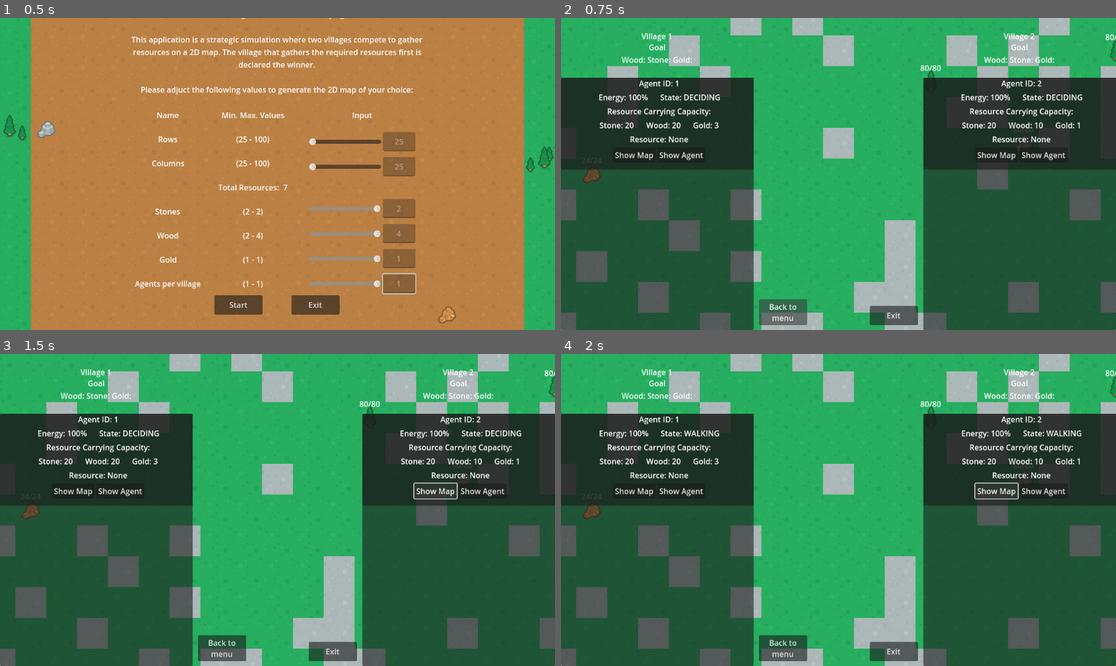
Above: before the commit, frames 1-4 (two rows, left to right).
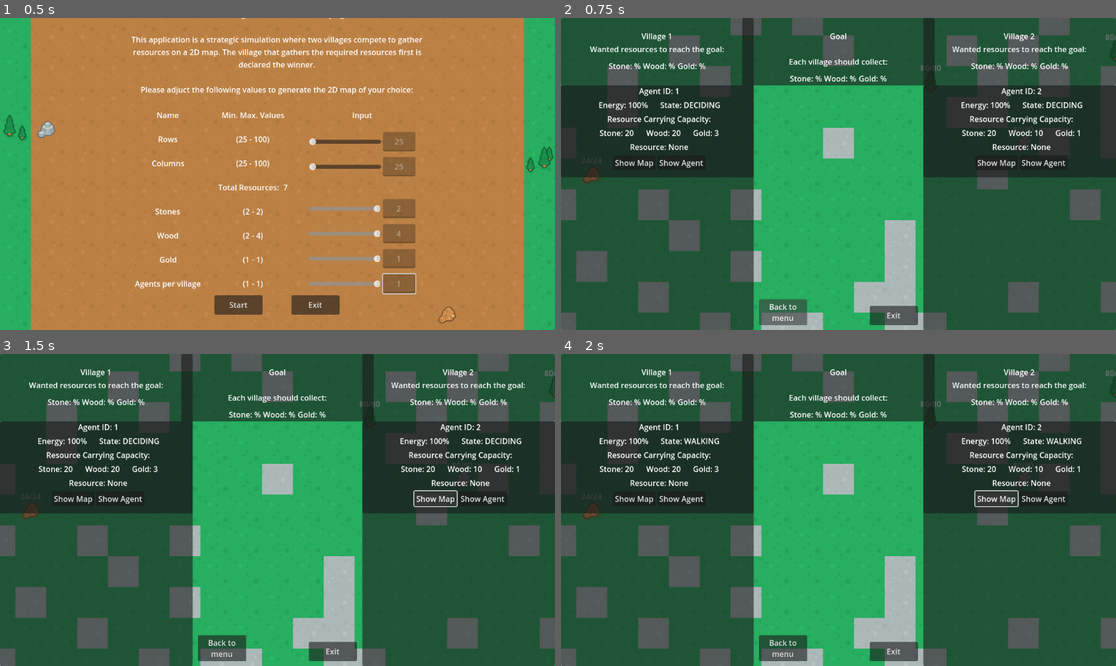
Above: after the commit, the same moments.

Repository: ApostolisSiampanis/intelligent-agents
Game: Godot game, scene res://scenes/input_screen.tscn
The game is run twice, just before and just after one commit, with the same random seed, the same clock (stepped at 60 frames per second) and the same inputs.
Inputs:
- Up to frame 1 (0.5 s): no input
- Up to frame 2 (0.75 s): click "Start" at 0.5 s
- Up to frame 3 (1.5 s): click "Show Map" at 1.25 s
- Up to frame 4 (2 s): no input

Frame 1 is identical in both runs. In frame 2, 27% of the frame differs, in the area x 0-100%, y 0-52%; in frame 3, 27%; in frame 4, 27%.

Commit message:
- Change the order of the columns in the file - Add a new panel with the goal of the two villages - Change the Panels for the remaining resources of the two villages. Now, they are dynamic

Diff:
--- a/scenes/map_generator.tscn
+++ b/scenes/map_generator.tscn
@@ -86,37 +86,63 @@
 menu"
 script = ExtResource("5_l6ovq")
 
-[node name="VBoxContainerVillage2AgentsList" type="VBoxContainer" parent="UILayer"]
-unique_name_in_owner = true
-anchors_preset = 11
-anchor_left = 1.0
-anchor_right = 1.0
-anchor_bottom = 1.0
-offset_left = -400.0
-grow_horizontal = 0
+[node name="VBoxContainerVillage1AgentsList" type="VBoxContainer" parent="UILayer"]
+unique_name_in_owner = true
+anchors_preset = 9
+anchor_bottom = 1.0
+offset_right = 400.0
 grow_vertical = 2
 theme_override_constants/separation = 0
 
-[node name="LabelMenu" type="Label" parent="UILayer/VBoxContainerVillage2AgentsList"]
+[node name="PanelVillage1Status" type="Panel" parent="UILayer/VBoxContainerVillage1AgentsList"]
+custom_minimum_size = Vector2(0, 140)
+layout_mode = 2
+
+[node name="VBoxContainer" type="VBoxContainer" parent="UILayer/VBoxContainerVillage1AgentsList/PanelVillage1Status"]
+layout_mode = 1
+anchors_preset = 10
+anchor_right = 1.0
+offset_bottom = 128.0
+grow_horizontal = 2
+
+[node name="LabelMenu" type="Label" parent="UILayer/VBoxContainerVillage1AgentsList/PanelVillage1Status/VBoxContainer"]
 layout_mode = 2
 text = "
-Village 2
+Village 1
 "
 horizontal_alignment = 1
 
-[node name="LabelVillage2Goal" type="Label" parent="UILayer/VBoxContainerVillage2AgentsList"]
-layout_mode = 2
-text = "Goal
-Wood: Stone: Gold:
- "
-horizontal_alignment = 1
-
-[node name="PanelAgentsStatus" type="Panel" parent="UILayer/VBoxContainerVillage2AgentsList"]
+[node name="LabelVillage1GoalRemaining" type="Label" parent="UILayer/VBoxContainerVillage1AgentsList/PanelVillage1Status/VBoxContainer"]
+layout_mode = 2
+text = "Wanted resources to reach the goal:"
+horizontal_alignment = 1
+
+[node name="HBoxContainerVillage1Goal" type="HBoxContainer" parent="UILayer/VBoxContainerVillage1AgentsList/PanelVillage1Status/VBoxContainer"]
+custom_minimum_size = Vector2(0, 40)
+layout_mode = 2
+alignment = 1
+
+[node name="LabelVillage1Stone" type="Label" parent="UILayer/VBoxContainerVillage1AgentsList/PanelVillage1Status/VBoxContainer/HBoxContainerVillage1Goal"]
+unique_name_in_owner = true
+layout_mode = 2
+text = "Stone: %"
+
+[node name="LabelVillage1Wood" type="Label" parent="UILayer/VBoxContainerVillage1AgentsList/PanelVillage1Status/VBoxContainer/HBoxContainerVillage1Goal"]
+unique_name_in_owner = true
+layout_mode = 2
+text = "Wood: %"
+
+[node name="LabelVillage1Gold" type="Label" parent="UILayer/VBoxContainerVillage1AgentsList/PanelVillage1Status/VBoxContainer/HBoxContainerVillage1Goal"]
+unique_name_in_owner = true
+layout_mode = 2
+text = "Gold: %"
+
+[node name="PanelAgentsStatus" type="Panel" parent="UILayer/VBoxContainerVillage1AgentsList"]
 custom_minimum_size = Vector2(400, 0)
 layout_mode = 2
 size_flags_vertical = 3
 
-[node name="ScrollContainer" type="ScrollContainer" parent="UILayer/VBoxContainerVillage2AgentsList/PanelAgentsStatus"]
+[node name="ScrollContainer" type="ScrollContainer" parent="UILayer/VBoxContainerVillage1AgentsList/PanelAgentsStatus"]
 custom_minimum_size = Vector2(400, 0)
 layout_mode = 1
 anchors_preset = 15
@@ -125,7 +151,7 @@
 grow_horizontal = 2
 grow_vertical = 2
 
-[node name="VBoxContainerVillage2InfoCards" type="VBoxContainer" parent="UILayer/VBoxContainerVillage2AgentsList/PanelAgentsStatus/ScrollContainer"]
+[node name="VBoxContainerVillage1InfoCards" type="VBoxContainer" parent="UILayer/VBoxContainerVillage1AgentsList/PanelAgentsStatus/ScrollContainer"]
 unique_name_in_owner = true
 y_sort_enabled = true
 clip_contents = true
@@ -134,34 +160,66 @@
 layout_mode = 2
 theme_override_constants/separation = -10
 
-[node name="VBoxContainerVillage1AgentsList" type="VBoxContainer" parent="UILayer"]
-unique_name_in_owner = true
-anchors_preset = 9
-anchor_bottom = 1.0
-offset_right = 400.0
+[node name="VBoxContainerVillage2AgentsList" type="VBoxContainer" parent="UILayer"]
+unique_name_in_owner = true
+anchors_preset = 11
+anchor_left = 1.0
+anchor_right = 1.0
+anchor_bottom = 1.0
+offset_left = -400.0
+grow_horizontal = 0
 grow_vertical = 2
 theme_override_constants/separation = 0
 
-[node name="LabelMenu" type="Label" parent="UILayer/VBoxContainerVillage1AgentsList"]
+[node name="PanelVillage1Status2" type="Panel" parent="UILayer/VBoxContainerVillage2AgentsList"]
+custom_minimum_size = Vector2(0, 140)
+layout_mode = 2
+
+[node name="VBoxContainer" type="VBoxContainer" parent="UILayer/VBoxContainerVillage2AgentsList/PanelVillage1Status2"]
+layout_mode = 1
+anchors_preset = 10
+anchor_right = 1.0
+offset_bottom = 128.0
+grow_horizontal = 2
+
+[node name="LabelMenu" type="Label" parent="UILayer/VBoxContainerVillage2AgentsList/PanelVillage1Status2/VBoxContainer"]
 layout_mode = 2
 text = "
-Village 1
+Village 2
 "
 horizontal_alignment = 1
 
-[node name="LabelVillage1Goal" type="Label" parent="UILayer/VBoxContainerVillage1AgentsList"]
-layout_mode = 2
-text = "Goal
-Wood: Stone: Gold:
- "
-horizontal_alignment = 1
-
-[node name="PanelAgentsStatus" type="Panel" parent="UILayer/VBoxContainerVillage1AgentsList"]
+[node name="LabelVillage2GoalRemaining" type="Label" parent="UILayer/VBoxContainerVillage2AgentsList/PanelVillage1Status2/VBoxContainer"]
+layout_mode = 2
+text = "Wanted resources to reach the goal:"
+horizontal_alignment = 1
+
+[node name="HBoxContainerVillage2Goal" type="HBoxContainer" parent="UILayer/VBoxContainerVillage2AgentsList/PanelVillage1Status2/VBoxContainer"]
+custom_minimum_size = Vector2(0, 40)
+layout_mode = 2
+alignment = 1
+
+[node name="LabelVillage2Stone" type="Label" parent="UILayer/VBoxContainerVillage2AgentsList/PanelVillage1Status2/VBoxContainer/HBoxContainerVillage2Goal"]
+unique_name_in_owner = true
+layout_mode = 2
+text = "Stone: %"
+
+[node name="LabelVillage2Wood" type="Label" parent="UILayer/VBoxContainerVillage2AgentsList/PanelVillage1Status2/VBoxContainer/HBoxContainerVillage2Goal"]
+unique_name_in_owner = true
+layout_mode = 2
+text = "Wood: %"
+
+[node name="LabelVillage2Gold" type="Label" parent="UILayer/VBoxContainerVillage2AgentsList/PanelVillage1Status2/VBoxContainer/HBoxContainerVillage2Goal"]
+unique_name_in_owner = true
+layout_mode = 2
+text = "Gold: %"
+
+[node name="PanelAgentsStatus" type="Panel" parent="UILayer/VBoxContainerVillage2AgentsList"]
 custom_minimum_size = Vector2(400, 0)
 layout_mode = 2
 size_flags_vertical = 3
 
-[node name="ScrollContainer" type="ScrollContainer" parent="UILayer/VBoxContainerVillage1AgentsList/PanelAgentsStatus"]
+[node name="ScrollContainer" type="ScrollContainer" parent="UILayer/VBoxContainerVillage2AgentsList/PanelAgentsStatus"]
 custom_minimum_size = Vector2(400, 0)
 layout_mode = 1
 anchors_preset = 15
@@ -170,7 +228,7 @@
 grow_horizontal = 2
 grow_vertical = 2
 
-[node name="VBoxContainerVillage1InfoCards" type="VBoxContainer" parent="UILayer/VBoxContainerVillage1AgentsList/PanelAgentsStatus/ScrollContainer"]
+[node name="VBoxContainerVillage2InfoCards" type="VBoxContainer" parent="UILayer/VBoxContainerVillage2AgentsList/PanelAgentsStatus/ScrollContainer"]
 unique_name_in_owner = true
 y_sort_enabled = true
 clip_contents = true
@@ -179,6 +237,54 @@
 layout_mode = 2
 theme_override_constants/separation = -10
 
+[node name="PanelGoal" type="Panel" parent="UILayer"]
+custom_minimum_size = Vector2(400, 140)
+anchors_preset = 5
+anchor_left = 0.5
+anchor_right = 0.5
+offset_bottom = 140.0
+grow_horizontal = 2
+
+[node name="VBoxContainer" type="VBoxContainer" parent="UILayer/PanelGoal"]
+layout_mode = 1
+anchors_preset = 10
+anchor_right = 1.0
+offset_bottom = 128.0
+grow_horizontal = 2
+
+[node name="LabelGoal" type="Label" parent="UILayer/PanelGoal/VBoxContainer"]
+layout_mode = 2
+text = "
+Goal
+
+"
+horizontal_alignment = 1
+
+[node name="LabelVillage1GoalRemaining" type="Label" parent="UILayer/PanelGoal/VBoxContainer"]
+layout_mode = 2
+text = "Each village should collect:"
+horizontal_alignment = 1
+
+[node name="HBoxContainerGoal" type="HBoxContainer" parent="UILayer/PanelGoal/VBoxContainer"]
+custom_minimum_size = Vector2(0, 40)
+layout_mode = 2
+alignment = 1
+
+[node name="LabelGoalStone" type="Label" parent="UILayer/PanelGoal/VBoxContainer/HBoxContainerGoal"]
+unique_name_in_owner = true
+layout_mode = 2
+text = "Stone: %"
+
+[node name="LabelGoalWood" type="Label" parent="UILayer/PanelGoal/VBoxContainer/HBoxContainerGoal"]
+unique_name_in_owner = true
+layout_mode = 2
+text = "Wood: %"
+
+[node name="LabelGoalGold" type="Label" parent="UILayer/PanelGoal/VBoxContainer/HBoxContainerGoal"]
+unique_name_in_owner = true
+layout_mode = 2
+text = "Gold: %"
+
 [node name="Timer" type="Timer" parent="."]
 unique_name_in_owner = true
 autostart = true
